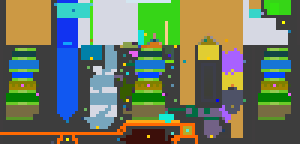
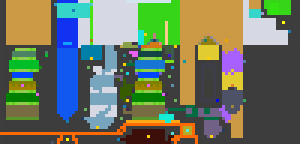
Two versions of the same layered image (300px x 144px). Layer-by-layer changes:
painted on "Pasted Layer" over [9, 48, 291, 120]
